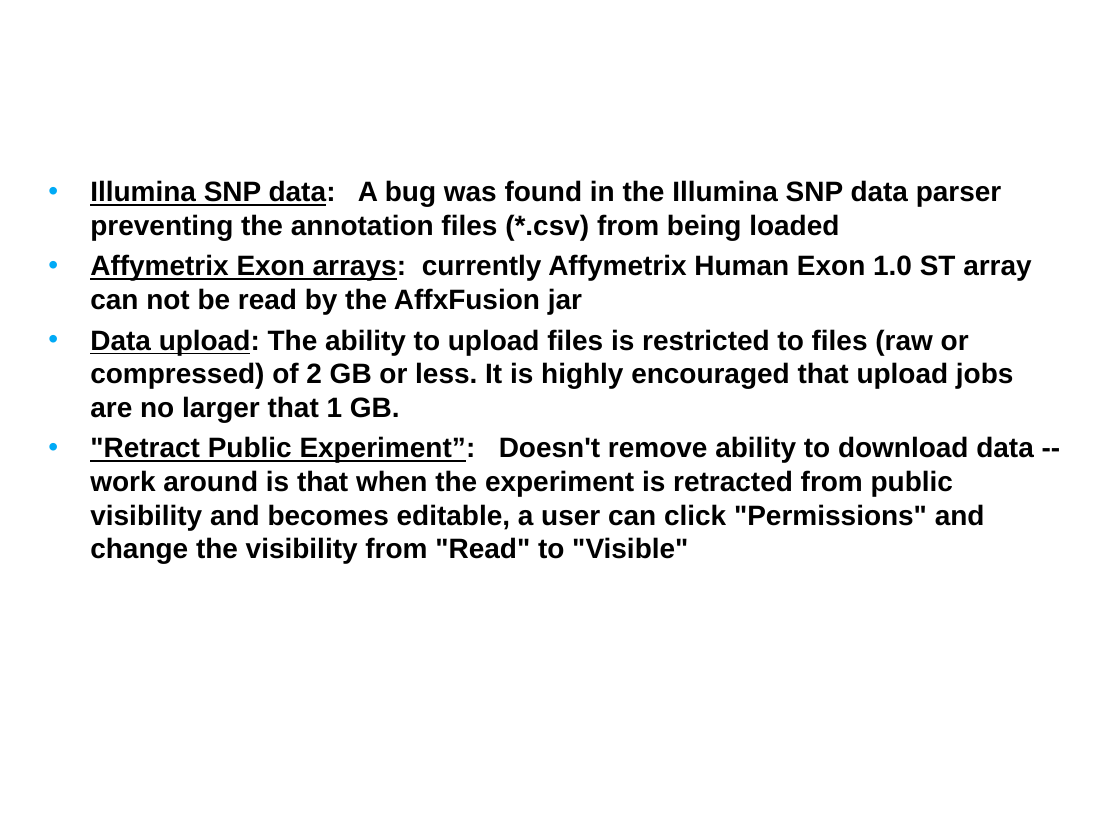
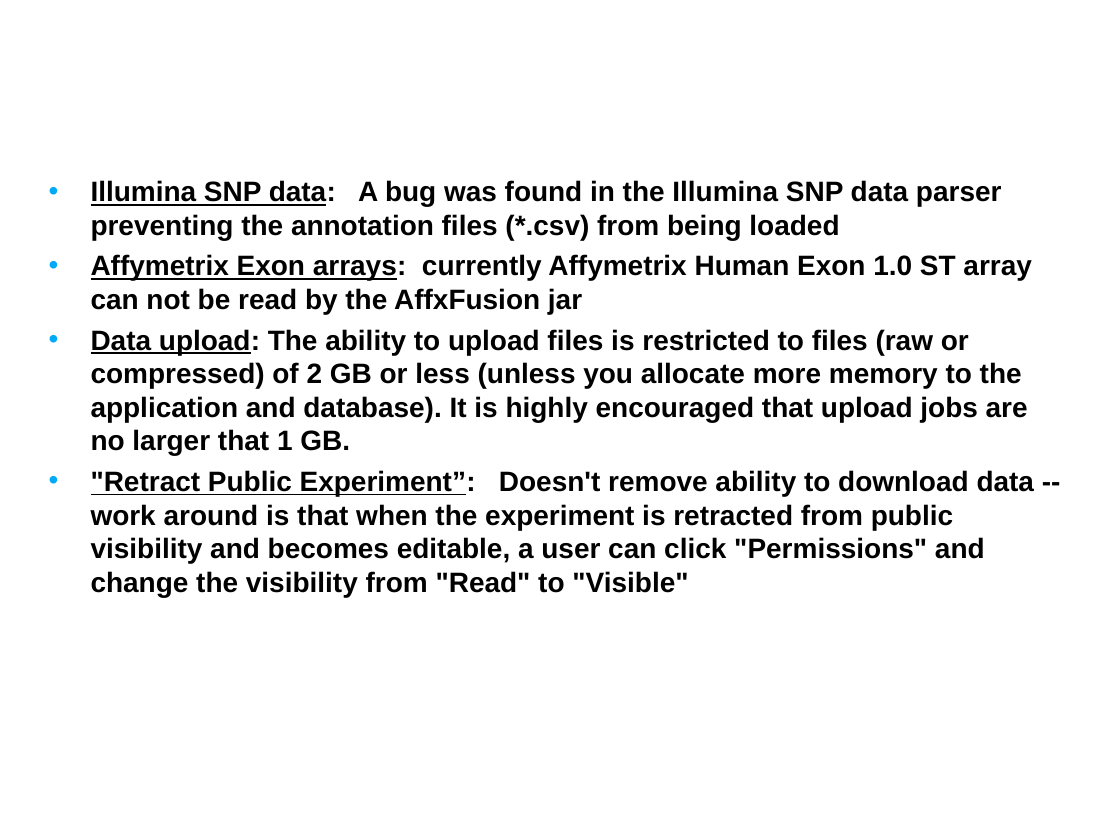
Before and after one commit to NCIP/caarray-docs, a slide deck: slide 10 of project_management/open_meetings/caArray User Community Meeting Feb6.ppt. Drawn at 1120x840 pixels with LibreOffice and Linux fonts; fonts in the diff are those of the drawing; background and template pictures are left out. Boxes give left, top, right and bottom in pixels: in the first picture for what was removed or moved away, otherwise in the second. Text is boxed around its words. In the diff, an @@ line names an element or a change of style, - is before the commit and + after.

Commit message:
minor update

```diff
--- a/project_management/open_meetings/caArray User Community Meeting Feb6.ppt
+++ b/project_management/open_meetings/caArray User Community Meeting Feb6.ppt
@@ text at (91,329,1028,455): text changed @@
-• Data upload: The ability to upload files is restricted to files (raw or compressed) of 2 GB or less. It is highly encouraged that upload jobs are no larger that 1 GB.
+• Data upload: The ability to upload files is restricted to files (raw or compressed) of 2 GB or less (unless you allocate more memory to the application and database). It is highly encouraged that upload jobs are no larger that 1 GB.
```
Also in this commit, not shown: 1 other slide changed.
